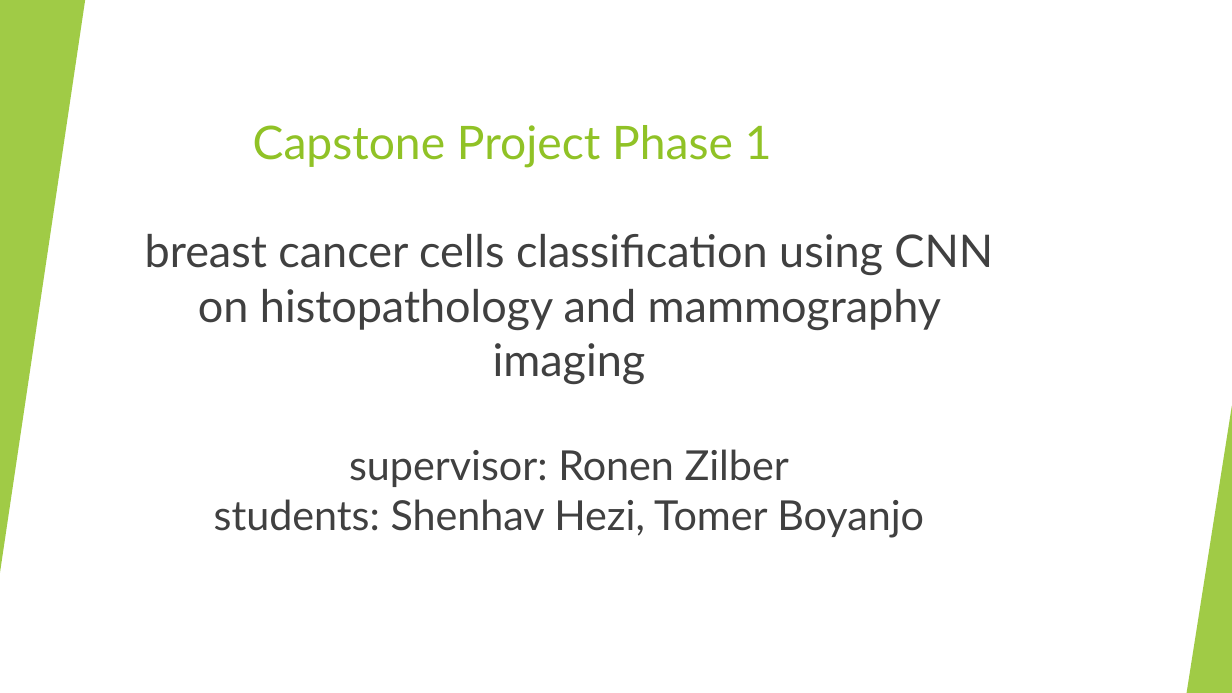
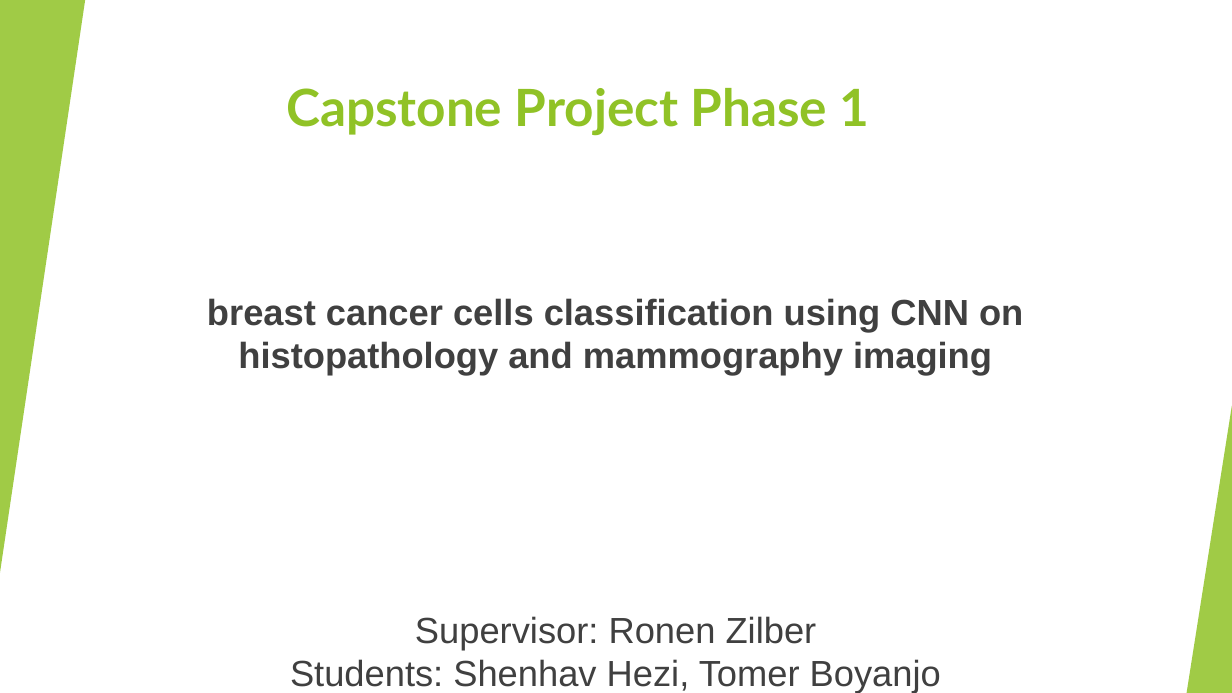
Before and after one commit to Shenhav26/Final_project, a slide deck: slide 1 of capstone project phase A.pptx. Drawn at 1232x693 pixels with LibreOffice and Linux fonts; fonts in the diff are those of the drawing. Boxes give left, top, right and bottom in pixels: in the first picture for what was removed or moved away, otherwise in the second. Text is boxed around its words. In the diff, an @@ line names an element or a change of style, - is before the commit and + after.

```diff
--- a/capstone project phase A.pptx
+++ b/capstone project phase A.pptx
@@ title "Capstone Project Phase 1": place and size @@
-title "Capstone Project Phase 1" at bbox=[253, 125, 772, 168]
+title "Capstone Project Phase 1" at bbox=[286, 88, 870, 136]
@@ title "Capstone Project Phase 1" at bbox=[286, 88, 870, 136]: size 36 to 40 pt, bold on @@
@@ text at bbox=[207, 298, 1023, 693]: text changed; size 35.1 to 28.3 pt; font Lato to Arial; bold on @@
-breast cancer cells classification using CNN on histopathology and mammography imaging
-supervisor: Ronen Zilber
-students: Shenhav Hezi, Tomer Boyanjo
+breast cancer cells classification using CNN on histopathology and mammography imaging
+Supervisor: Ronen Zilber
+Students: Shenhav Hezi, Tomer Boyanjo
```
Also in this commit, not shown: 5 other slides changed, 10 slides added.
